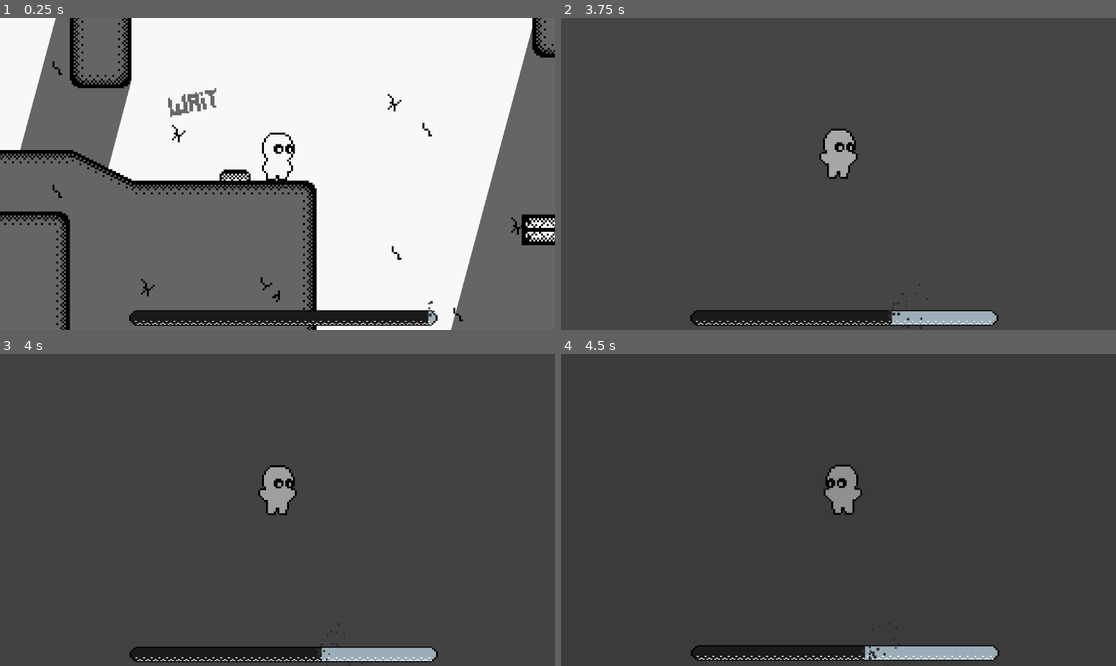
Above: before the commit, frames 1-4 (two rows, left to right).
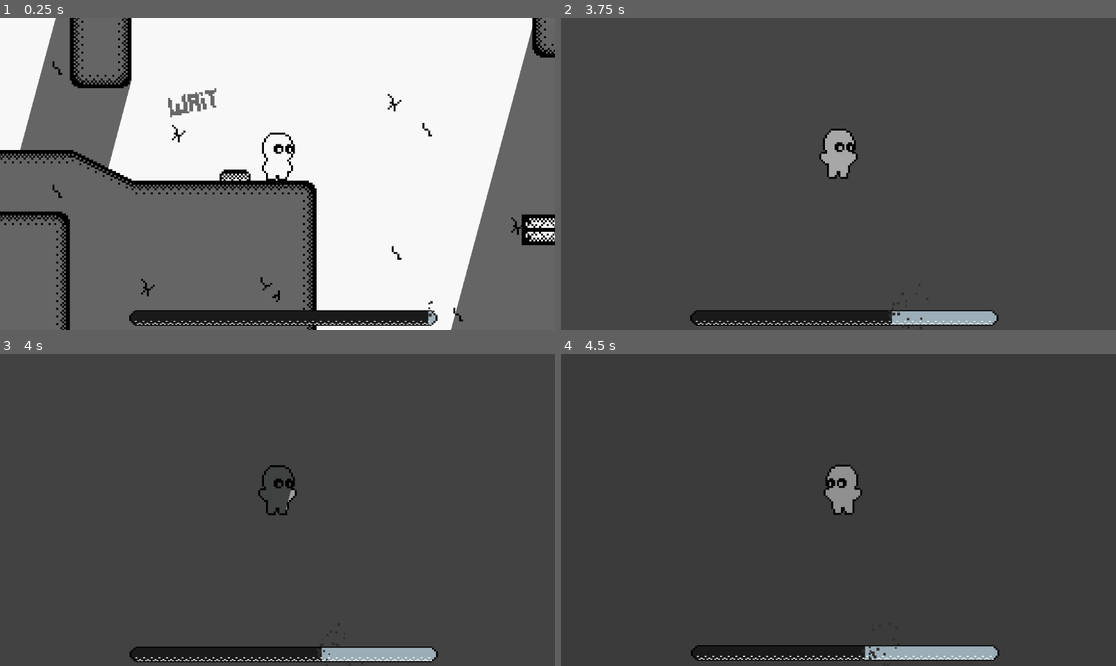
Above: after the commit, the same moments.

Repository: AyaPK/stylised-sidescroller
Game: Godot game, scene res://scenes/main.tscn
The game is run twice, just before and just after one commit, with the same random seed, the same clock (stepped at 60 frames per second) and the same inputs.
Inputs:
- Up to frame 1 (0.25 s): no input
- Up to frame 2 (3.75 s): hold D (move_right) 0.53-2.03 s; tap W (jump) at 0.77, 1.52, 3.02 s; hold A (move_left) 2.03-2.78 s; hold D (move_right) from 2.78 s (still down)
- Up to frame 3 (4 s): keep holding D (move_right); tap W (jump) at 3.77 s
- Up to frame 4 (4.5 s): release D (move_right) at 4.28 s; hold A (move_left) from 4.28 s (still down)

Frames 1-2 are identical in both runs. In frame 3, 0.6% of the frame differs, in the area x 46-53%, y 36-52%; in frame 4, nothing differs.

Commit message:
Begin making terrain

Diff:
--- a/scenes/main.tscn
+++ b/scenes/main.tscn
@@ -20,7 +20,7 @@
 
 [node name="Foreground Layer" parent="." instance=ExtResource("2_sugp2")]
 z_index = 5
-tile_map_data = PackedByteArray("AAAAAAcAAAABAAAAAAAAAAgAAAA …(15423 unchanged characters)… ABAAIAAABWACQAAAABAAIAAABWACUAAAABAAIAAAA=")
+tile_map_data = PackedByteArray("AAAAAAcAAAABAAAAAAAAAAgAAAA …(15423 unchanged characters)… ABAAIAAABWACQAAAABAAIAAABWACUAAAABAAIAAABpAP7/AAABAAAAAABmAP7/AAAAAAMAAABnAP7/AAABAAAAAABoAP7/AAABAAAAAABqAP7/AAABAAMAAAA=")
 
 [node name="player" parent="." instance=ExtResource("1_o5qli")]
 position = Vector2(4527, 336)
--- a/scenes/tile_map_layer.tscn
+++ b/scenes/tile_map_layer.tscn
@@ -47,10 +47,16 @@
 [sub_resource type="TileSetAtlasSource" id="TileSetAtlasSource_sugp2"]
 texture = ExtResource("1_wipo8")
 0:0/0 = 0
+0:0/0/terrain_set = 0
+0:0/0/terrain = 0
 0:0/0/occlusion_layer_0/polygon_0/polygon = SubResource("OccluderPolygon2D_85g3d")
 1:0/0 = 0
+1:0/0/terrain_set = 0
+1:0/0/terrain = 0
 1:0/0/occlusion_layer_0/polygon_0/polygon = SubResource("OccluderPolygon2D_tefeu")
 1:0/0/physics_layer_0/polygon_0/points = PackedVector2Array(-8, -8, 8, -8, 8, 8, -8, 8)
+1:0/0/terrains_peering_bit/right_side = 0
+1:0/0/terrains_peering_bit/left_side = 0
 2:0/0 = 0
 2:0/0/occlusion_layer_0/polygon_0/polygon = SubResource("OccluderPolygon2D_jyhfs")
 3:0/0 = 0
@@ -64,11 +70,17 @@
 8:0/0 = 0
 9:0/0 = 0
 0:1/0 = 0
+0:1/0/terrain_set = 0
+0:1/0/terrain = 0
 0:1/0/occlusion_layer_0/polygon_0/polygon = SubResource("OccluderPolygon2D_wipo8")
 0:1/0/physics_layer_0/polygon_0/points = PackedVector2Array(-8, -8, 8, -8, 8, 8, -8, 8)
+0:1/0/terrains_peering_bit/right_side = 0
 1:1/0 = 0
+1:1/0/terrain_set = 0
+1:1/0/terrain = 0
 1:1/0/occlusion_layer_0/polygon_0/polygon = SubResource("OccluderPolygon2D_o3fi6")
 1:1/0/physics_layer_0/polygon_0/points = PackedVector2Array(-8, -8, 8, -8, 8, 8, -8, 8)
+1:1/0/terrains_peering_bit/left_side = 0
 2:1/0 = 0
 2:1/0/occlusion_layer_0/polygon_0/polygon = SubResource("OccluderPolygon2D_tefeu")
 2:1/0/physics_layer_0/polygon_0/points = PackedVector2Array(-8, -8, 8, -8, 8, 8, -8, 8)
@@ -82,17 +94,33 @@
 2:2/0/occlusion_layer_0/polygon_0/polygon = SubResource("OccluderPolygon2D_tefeu")
 2:2/0/physics_layer_0/polygon_0/points = PackedVector2Array(-8, -8, 8, -8, 8, 8, -8, 8)
 1:2/0 = 0
+1:2/0/terrain_set = 0
+1:2/0/terrain = 0
 1:2/0/occlusion_layer_0/polygon_0/polygon = SubResource("OccluderPolygon2D_tefeu")
 1:2/0/physics_layer_0/polygon_0/points = PackedVector2Array(-8, -8, 8, -8, 8, 8, -8, 8)
+1:2/0/terrains_peering_bit/bottom_side = 0
+1:2/0/terrains_peering_bit/top_side = 0
 0:2/0 = 0
+0:2/0/terrain_set = 0
+0:2/0/terrain = 0
 0:2/0/occlusion_layer_0/polygon_0/polygon = SubResource("OccluderPolygon2D_tefeu")
 0:2/0/physics_layer_0/polygon_0/points = PackedVector2Array(-8, -8, 8, -8, 8, 8, -8, 8)
+0:2/0/terrains_peering_bit/bottom_side = 0
+0:2/0/terrains_peering_bit/top_side = 0
 0:3/0 = 0
+0:3/0/terrain_set = 0
+0:3/0/terrain = 0
 0:3/0/occlusion_layer_0/polygon_0/polygon = SubResource("OccluderPolygon2D_okeva")
 0:3/0/physics_layer_0/polygon_0/points = PackedVector2Array(-8, -8, 8, -8, 8, 8, -8, 8)
+0:3/0/terrains_peering_bit/right_side = 0
+0:3/0/terrains_peering_bit/top_side = 0
 1:3/0 = 0
+1:3/0/terrain_set = 0
+1:3/0/terrain = 0
 1:3/0/occlusion_layer_0/polygon_0/polygon = SubResource("OccluderPolygon2D_t43m4")
 1:3/0/physics_layer_0/polygon_0/points = PackedVector2Array(-8, -8, 8, -8, 8, 8, -8, 8)
+1:3/0/terrains_peering_bit/left_side = 0
+1:3/0/terrains_peering_bit/top_side = 0
 4:1/0 = 0
 4:1/0/occlusion_layer_0/polygon_0/polygon = SubResource("OccluderPolygon2D_d0re2")
 4:1/0/physics_layer_0/polygon_0/points = PackedVector2Array(8, 0, 8, 8, -8, 8)
@@ -136,6 +164,9 @@
 [sub_resource type="TileSet" id="TileSet_o5qli"]
 occlusion_layer_0/light_mask = 1
 physics_layer_0/collision_layer = 16
+terrain_set_0/mode = 0
+terrain_set_0/terrain_0/name = "Terrain 0"
+terrain_set_0/terrain_0/color = Color(0.728174, 0, 0.101934, 1)
 sources/0 = SubResource("TileSetAtlasSource_sugp2")
 
 [node name="TileMapLayer" type="TileMapLayer"]
